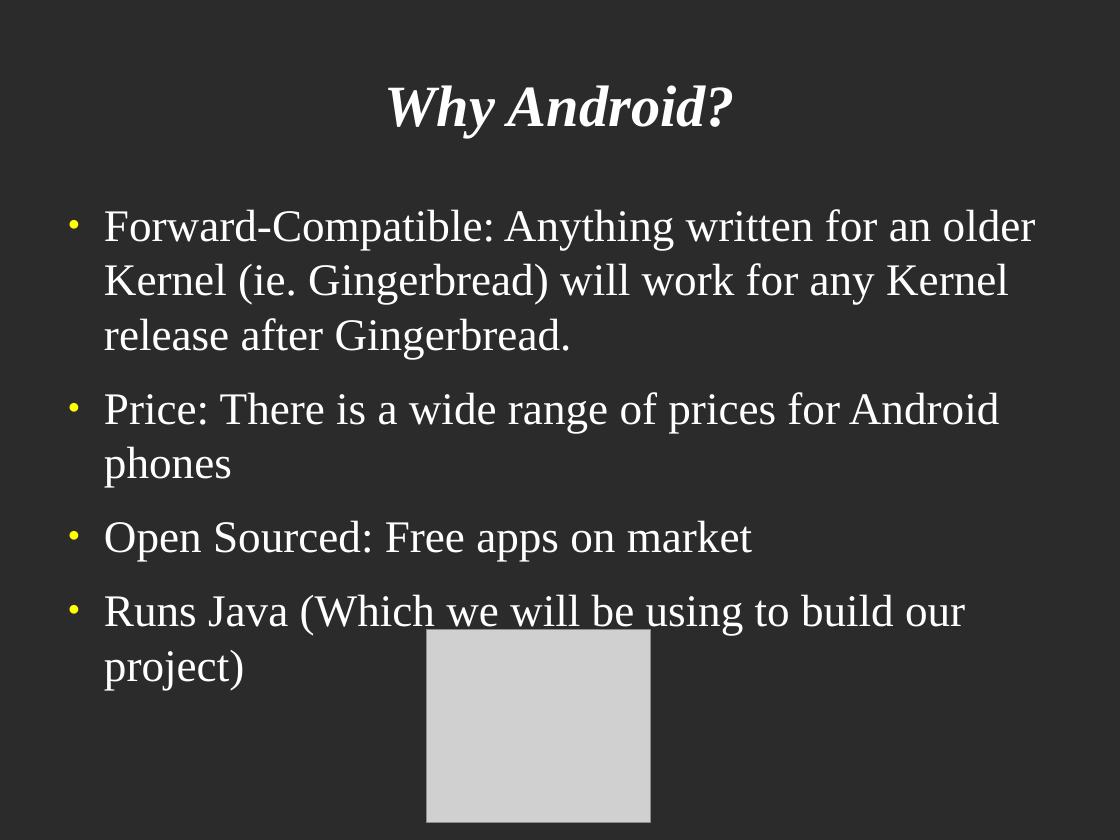
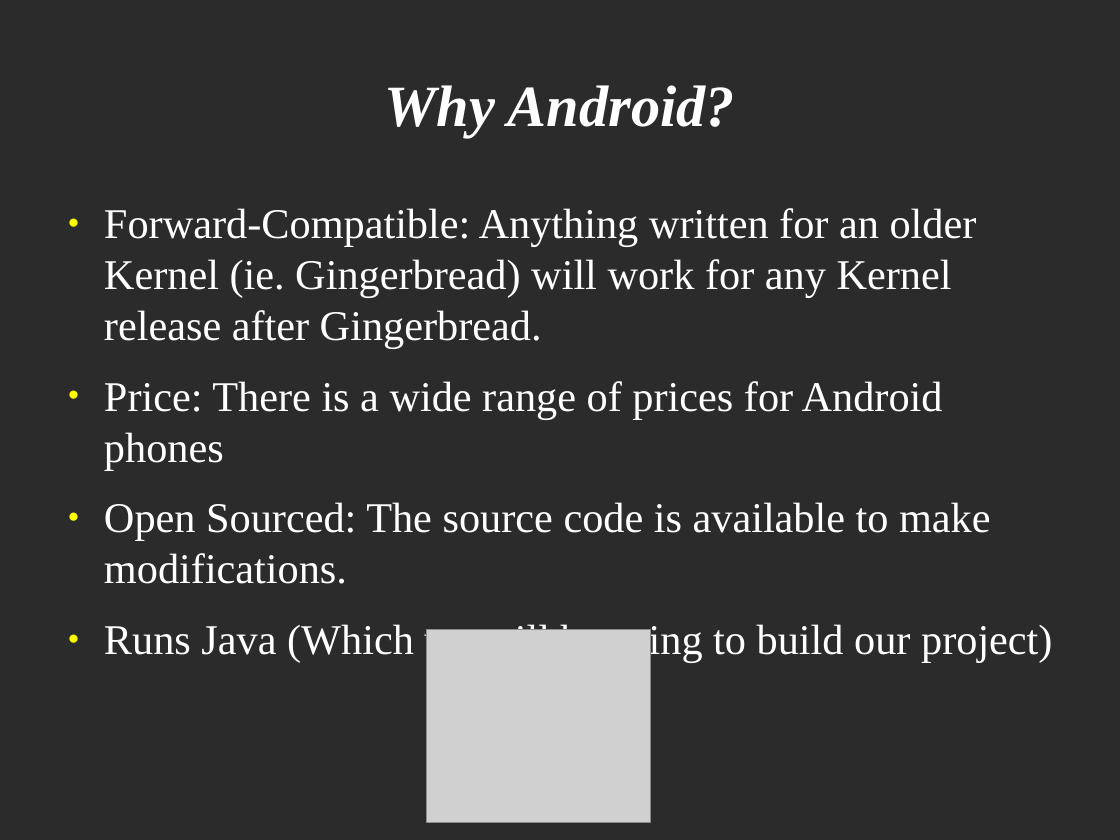
Before and after one commit to bpowell/cse280-android-game, a slide deck: slide 5 of presentations/Proposal Presentation.odp. Drawn at 1120x840 pixels with LibreOffice and Linux fonts; fonts in the diff are those of the drawing; grey boxes stand for pictures; background and template pictures are left out; a plain dark background stands for a picture behind light text. Boxes give left, top, right and bottom in pixels: in the first picture for what was removed or moved away, otherwise in the second. Text is boxed around its words. In the diff, an @@ line names an element or a change of style, - is before the commit and + after.

```diff
--- a/presentations/Proposal Presentation.odp
+++ b/presentations/Proposal Presentation.odp
@@ text at (104,208,1052,663): size 32 to 30 pt in "Forward-Compatible: Anything written for an older Kernel ...", "Price: There is a wide range of ...", "Runs Java (Which we will be using ..." @@
@@ text at (104,502,991,584): text changed; size 32 to 30 pt @@
-● Open Sourced: Free apps on market
+● Open Sourced: The source code is available to make modifications.
```
Also in this commit, not shown: 2 other slides changed, 2 slides added, 1 slide removed.
